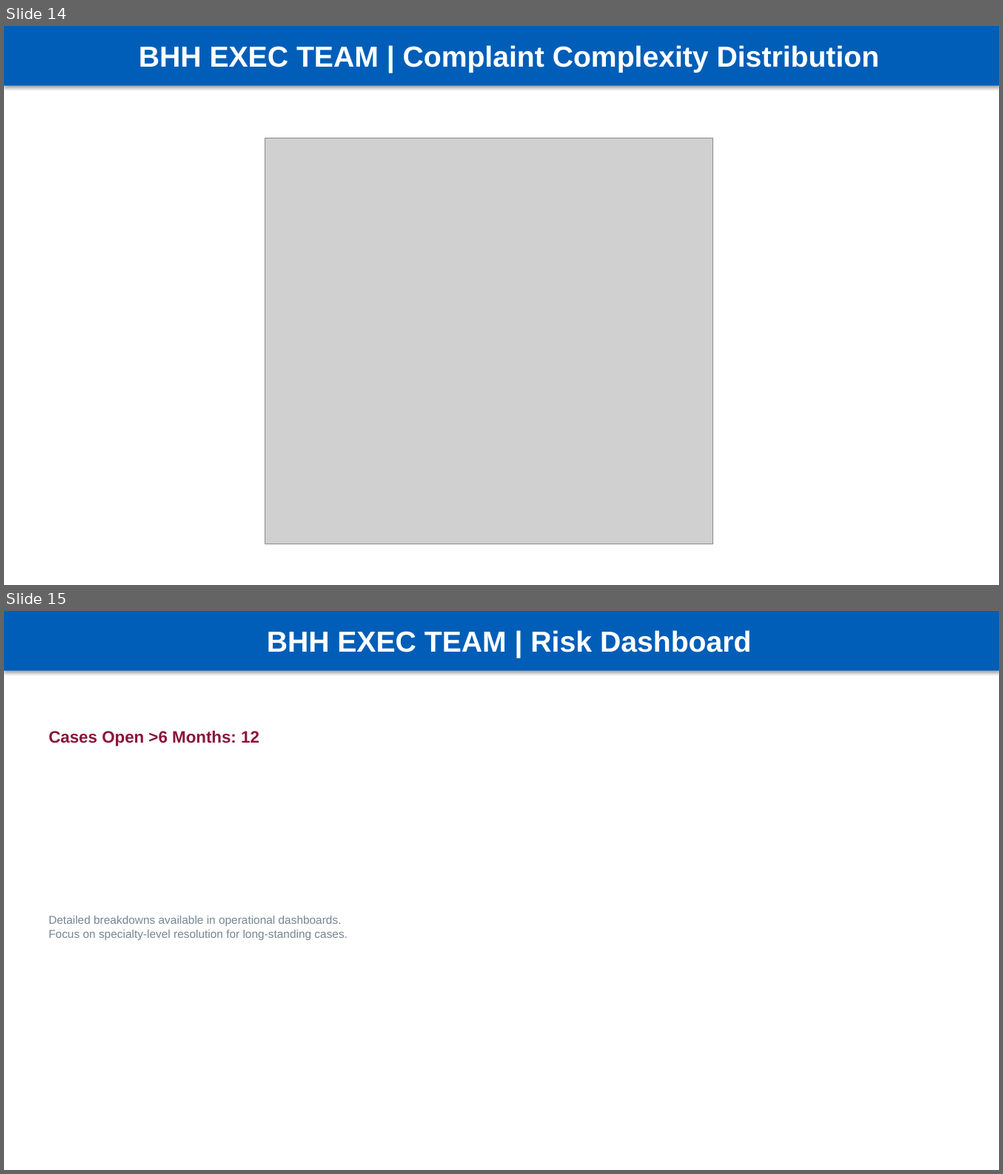
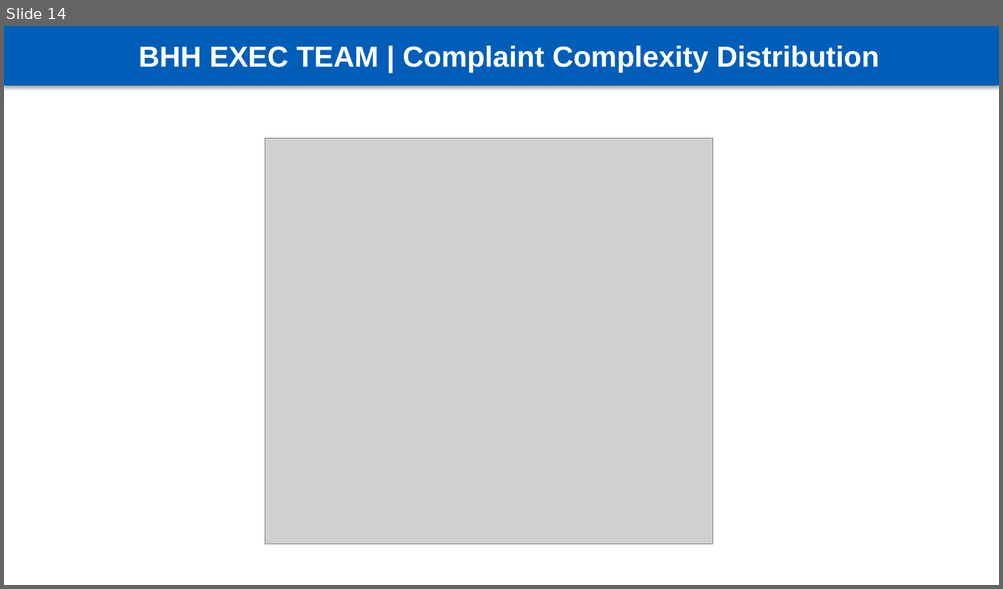
Before and after one commit to Lodd193/HPEG-Reports, a slide deck: outputs/BHH_Exec_Team_Complaints_Sep-2025-Nov-2025.pptx. Shown one above the other, each under a label of ours: slides 14 and 15 before the commit, slide 14 after it. The pictures are 1003x1174 and 1003x589 pixels, drawn with LibreOffice and Linux fonts; fonts in the diff are those of the drawing; grey boxes stand for pictures. Boxes give left, top, right and bottom in pixels: in the first picture for what was removed or moved away, otherwise in the second. Text is boxed around its words. In the diff, an @@ line names an element or a change of style, - is before the commit and + after.

```diff
--- a/outputs/BHH_Exec_Team_Complaints_Sep-2025-Nov-2025.pptx
+++ b/outputs/BHH_Exec_Team_Complaints_Sep-2025-Nov-2025.pptx
@@ slide 15 removed at box(4, 611, 999, 1170), background #FFFFFF @@
@@ rectangle removed at box(4, 611, 999, 671) @@
-BHH EXEC TEAM | Risk Dashboard
@@ text removed at box(48, 730, 259, 746) @@
-Cases Open >6 Months: 12
@@ text removed at box(48, 916, 347, 940) @@
-Detailed breakdowns available in operational dashboards.
-Focus on specialty-level resolution for long-standing cases.
```
Also in this commit, not shown: 4 slides changed, 1 slide added, 5 other files.
